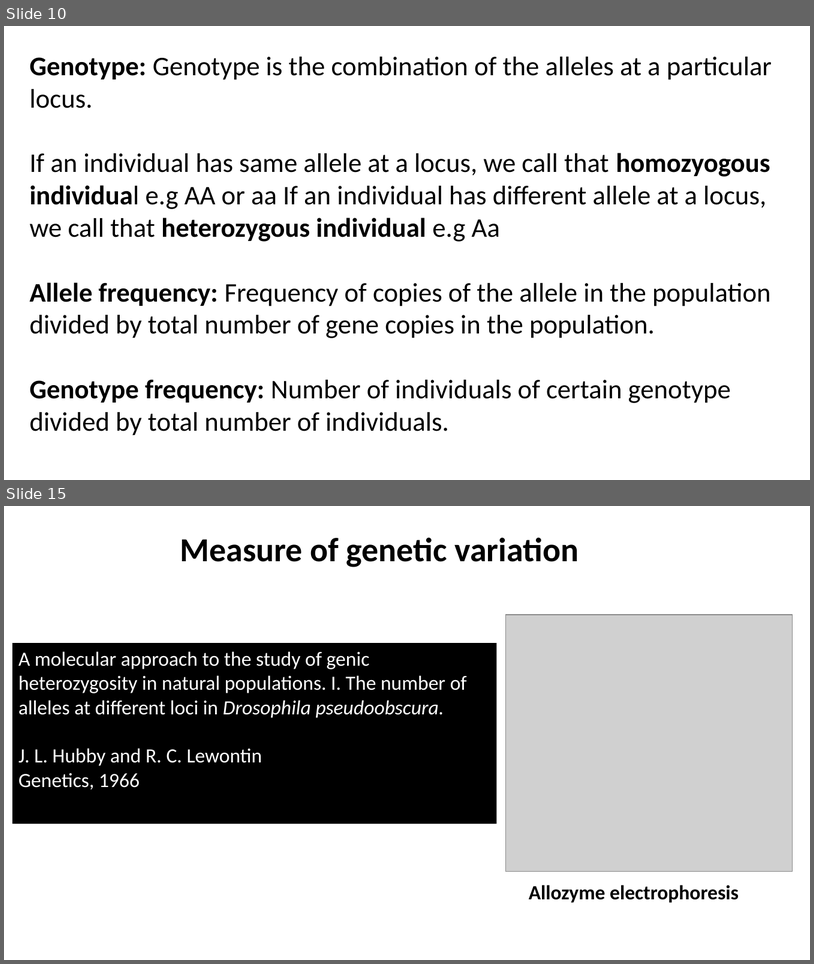
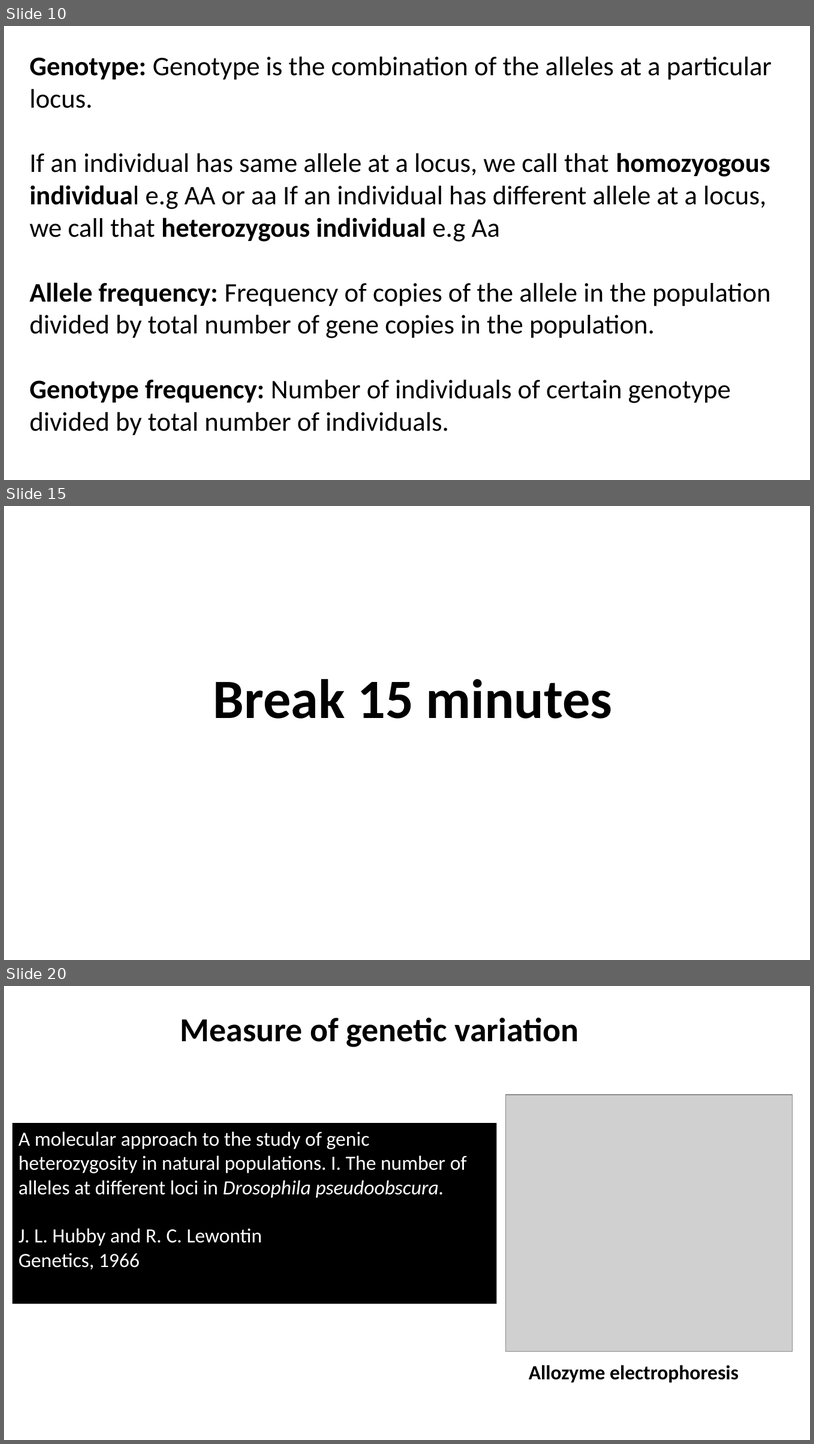
Before and after one commit to shankarkshakya/geppopgen, a slide deck: New Microsoft PowerPoint Presentation.pptx. Shown one above the other, each under a label of ours: slides 10 and 15 before the commit, slides 10, 15 and 20 after it; the slides between them are not shown. The pictures are 814x964 and 814x1444 pixels, drawn with LibreOffice and Linux fonts; fonts in the diff are those of the drawing; grey boxes stand for pictures. Boxes give left, top, right and bottom in pixels: in the first picture for what was removed or moved away, otherwise in the second. Text is boxed around its words. In the diff, an @@ line names an element or a change of style, - is before the commit and + after.

```diff
--- a/New Microsoft PowerPoint Presentation.pptx
+++ b/New Microsoft PowerPoint Presentation.pptx
@@ slide 15 added at (x1=4, y1=506, x2=810, y2=960), background #FFFFFF @@
@@ text added at (x1=213, y1=679, x2=613, y2=718), 66 pt, text #000000, bold @@
+Break 15 minutes
@@ what was slide 15 is now slide 20 @@
```
Also in this commit, not shown: 6 slides changed, 7 other slides added, 3 slides removed, 16 other files.
